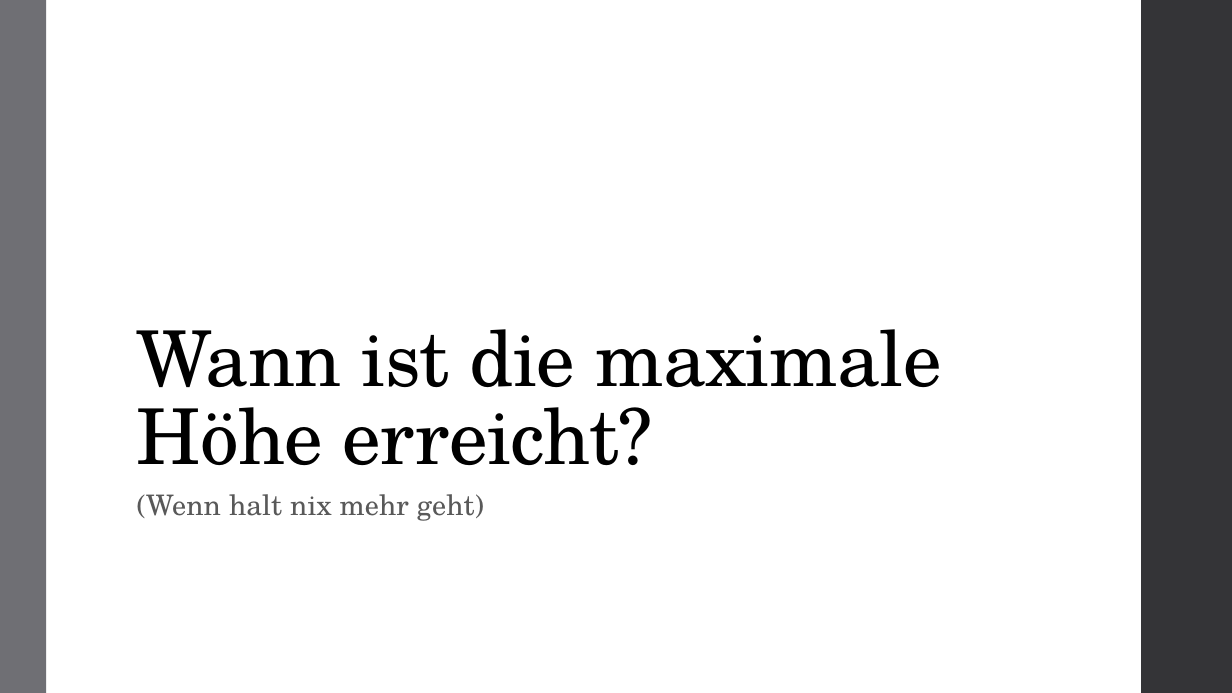
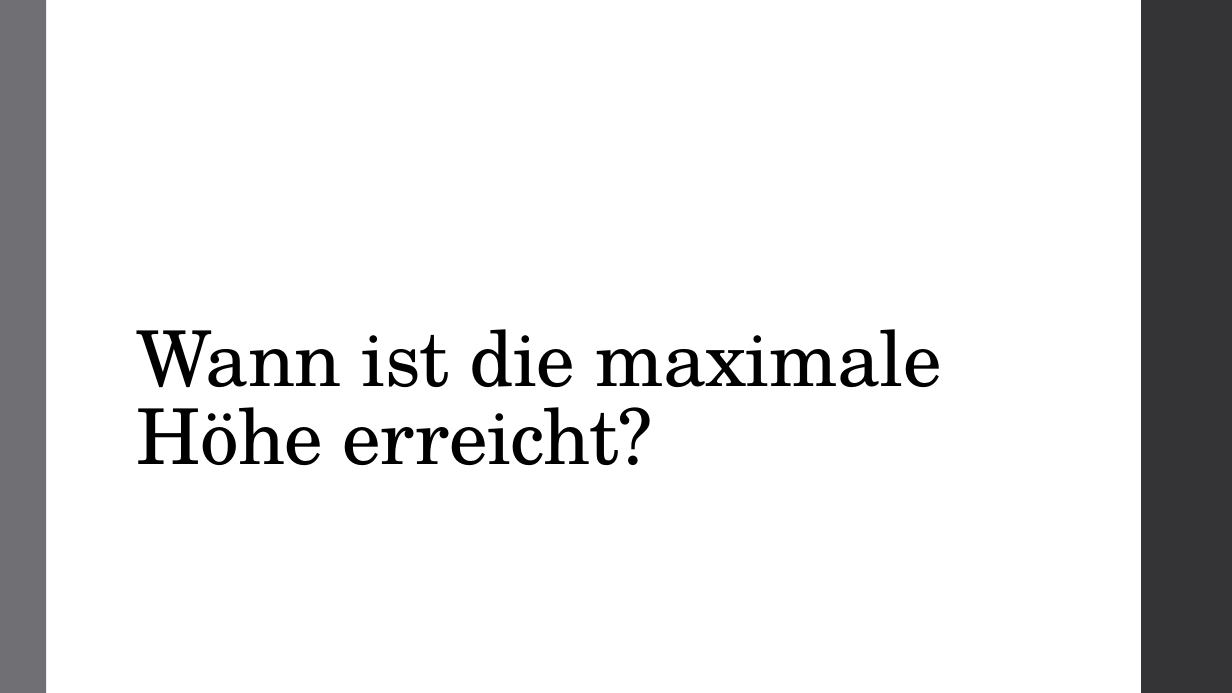
Before and after one commit to atalantus/BwInf36_Runde02, a slide deck: slide 12 of Aufgabe01_Praesentation.pptx. Drawn at 1232x693 pixels with LibreOffice and Linux fonts; fonts in the diff are those of the drawing. Boxes give left, top, right and bottom in pixels: in the first picture for what was removed or moved away, otherwise in the second. Text is boxed around its words. In the diff, an @@ line names an element or a change of style, - is before the commit and + after.

```diff
--- a/Aufgabe01_Praesentation.pptx
+++ b/Aufgabe01_Praesentation.pptx
@@ text removed at box(137, 494, 484, 521) @@
-(Wenn halt nix mehr geht)
```
Also in this commit, not shown: 2 other slides changed, 2 slides added, 3 other files.
